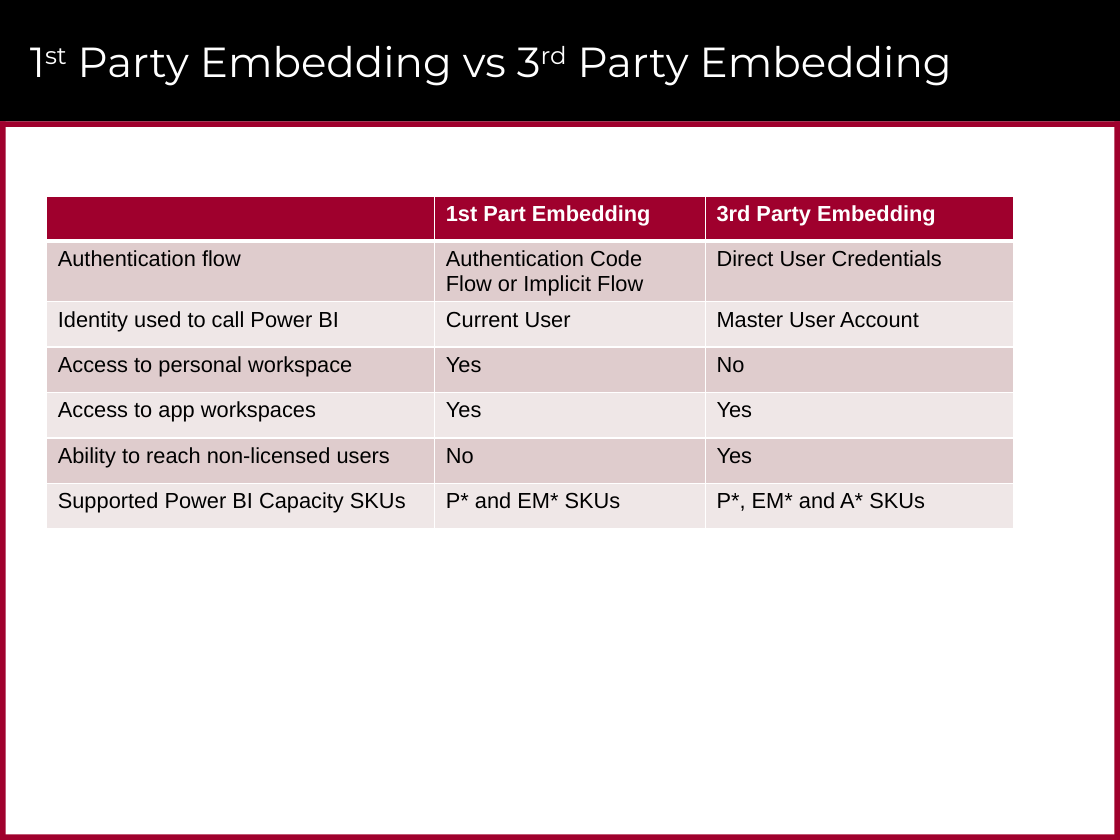
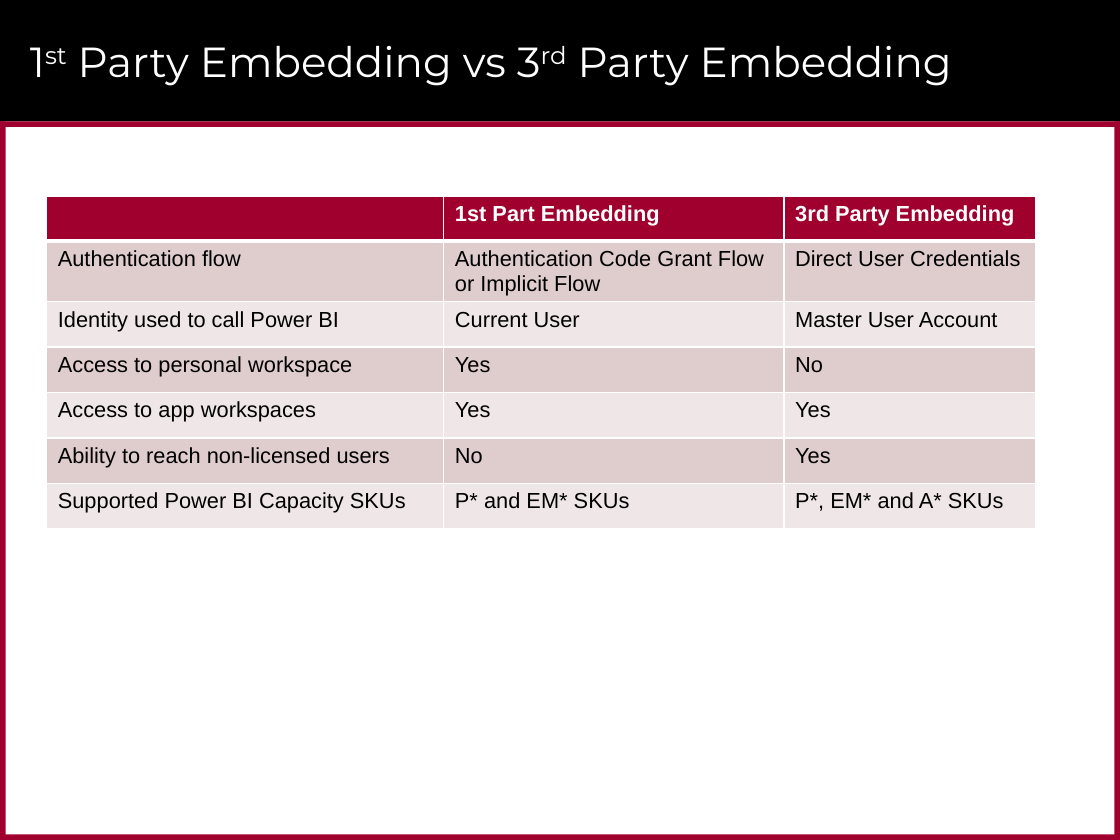
Before and after one commit to CriticalPathTraining/PowerBiEmbedded, a slide deck: slide 28 of Power BI Embedded - December 2017.pptx. Drawn at 1120x840 pixels with LibreOffice and Linux fonts; fonts in the diff are those of the drawing; background and template pictures are left out. Boxes give left, top, right and bottom in pixels: in the first picture for what was removed or moved away, otherwise in the second. Text is boxed around its words. In the diff, an @@ line names an element or a change of style, - is before the commit and + after.

```diff
--- a/Power BI Embedded - December 2017.pptx
+++ b/Power BI Embedded - December 2017.pptx
@@ table at (47,196,1037,532) @@
-row 2, column 2: Authentication Code Flow or Implicit Flow
+row 2, column 2: Authentication Code Grant Flow or Implicit Flow
@@ table: place and size @@
-table at (47,196,1014,532)
+table at (47,196,1037,532)
```
Also in this commit, not shown: 1 other file.
